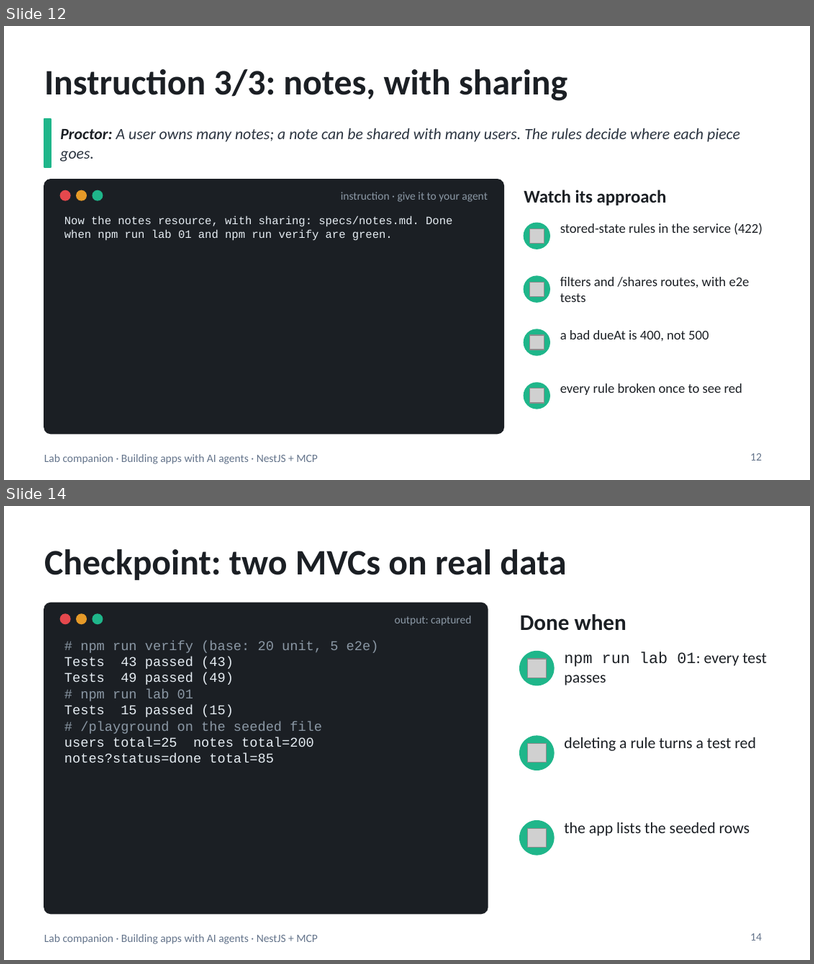
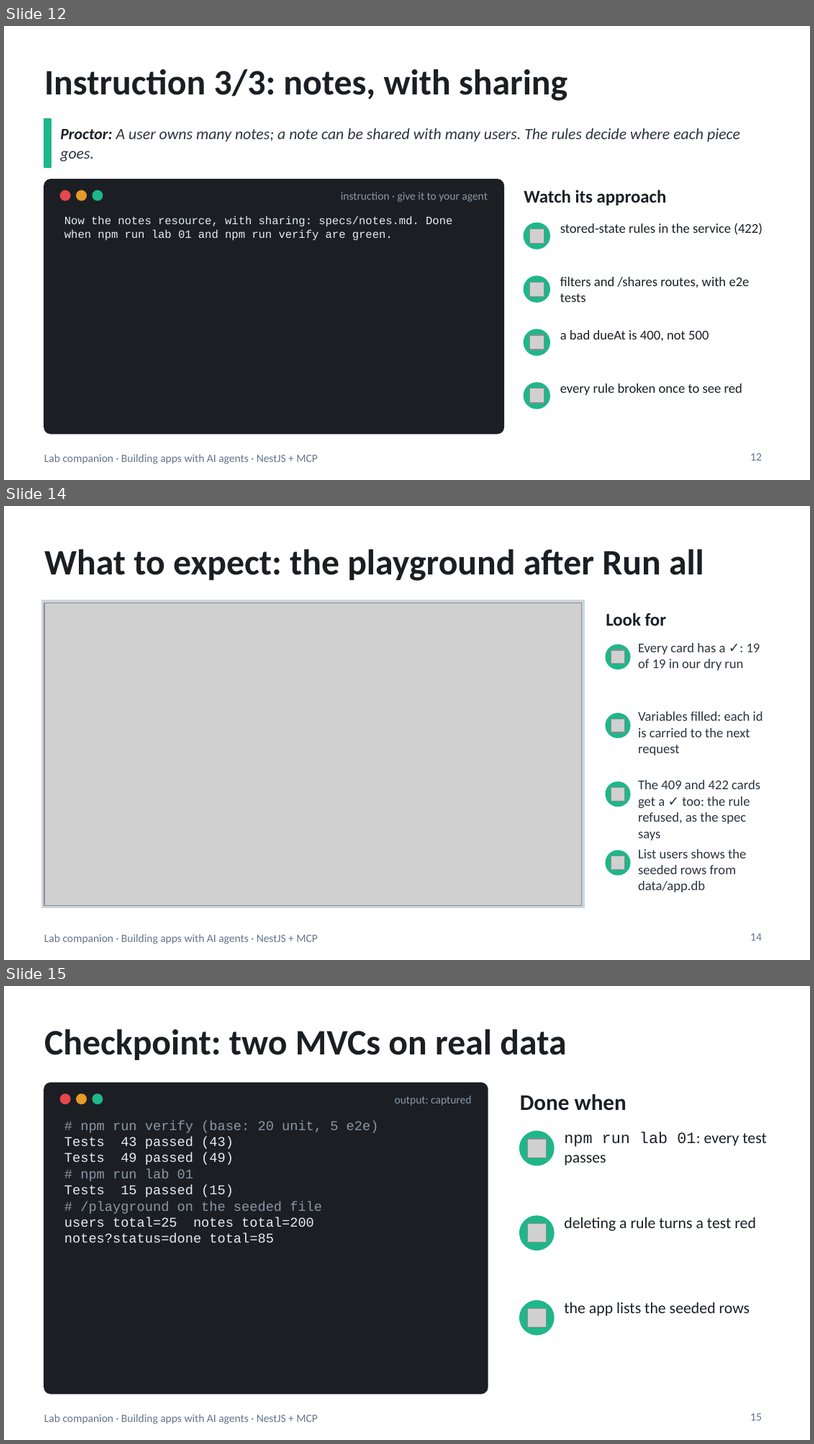
Before and after one commit to blazaga/ai-training-modules, a slide deck: docs/ai-agent-training/slides/lab-companion.pptx. Shown one above the other, each under a label of ours: slides 12 and 14 before the commit, slides 12, 14 and 15 after it; the slides between them are not shown. The pictures are 814x964 and 814x1444 pixels, drawn with LibreOffice and Linux fonts; fonts in the diff are those of the drawing; grey boxes stand for pictures. Boxes give left, top, right and bottom in pixels: in the first picture for what was removed or moved away, otherwise in the second. Text is boxed around its words. In the diff, an @@ line names an element or a change of style, - is before the commit and + after.

```diff
--- a/docs/ai-agent-training/slides/lab-companion.pptx
+++ b/docs/ai-agent-training/slides/lab-companion.pptx
@@ slide 14 added at <box>4,506,810,960</box>, background #FFFFFF; not listed: 1 template element that a slide beside it also shows @@
@@ title added at <box>44,549,705,581</box>, 32 pt, text #1B1F24, bold @@
+What to expect: the playground after Run all
@@ rectangle added at <box>42,600,584,908</box>, fill #CBD5E1, outline #CBD5E1 1 pt @@
@@ picture added at <box>44,602,582,905</box> @@
@@ text added at <box>606,613,667,626</box>, 16 pt, text #1B1F24, bold @@
+Look for
@@ ellipse added at <box>607,645,630,669</box>, fill #1FB68A, outline #1FB68A 1 pt @@
@@ picture added at <box>611,650,625,664</box> @@
@@ text added at <box>638,643,761,670</box>, 12 pt, text #2B3440 @@
+Every card has a ✓: 19 of 19 in our dry run
@@ ellipse added at <box>607,713,630,737</box>, fill #1FB68A, outline #1FB68A 1 pt @@
@@ picture added at <box>611,719,625,733</box> @@
@@ text added at <box>638,711,764,755</box>, 12 pt, text #2B3440 @@
+Variables filled: each id is carried to the next request
@@ ellipse added at <box>607,782,630,806</box>, fill #1FB68A, outline #1FB68A 1 pt @@
@@ text added at <box>638,780,761,840</box>, 12 pt, text #2B3440 @@
+The 409 and 422 cards get a ✓ too: the rule refused, as the spec says
@@ picture added at <box>611,788,625,801</box> @@
@@ ellipse added at <box>607,850,630,875</box>, fill #1FB68A, outline #1FB68A 1 pt @@
@@ text added at <box>638,849,746,892</box>, 12 pt, text #2B3440 @@
+List users shows the seeded rows from data/app.db
@@ picture added at <box>611,856,625,870</box> @@
@@ page number added at <box>751,933,762,940</box>, 10 pt, text #64748B @@
+14
@@ what was slide 14 is now slide 15 @@
@@ page number at <box>751,1413,762,1420</box>: text changed @@
-14
+15
```
Also in this commit, not shown: 1 slide changed, 4 other files.
